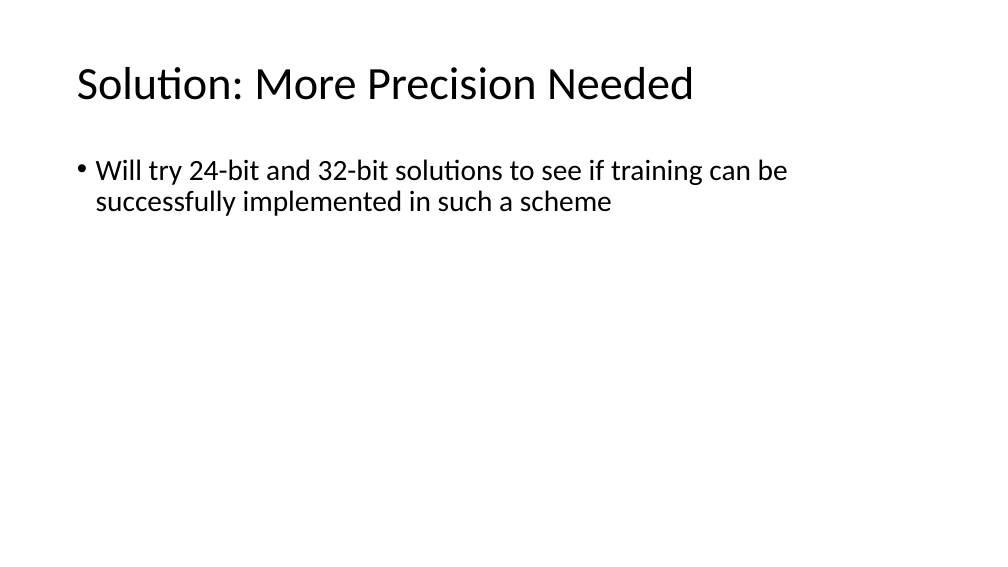
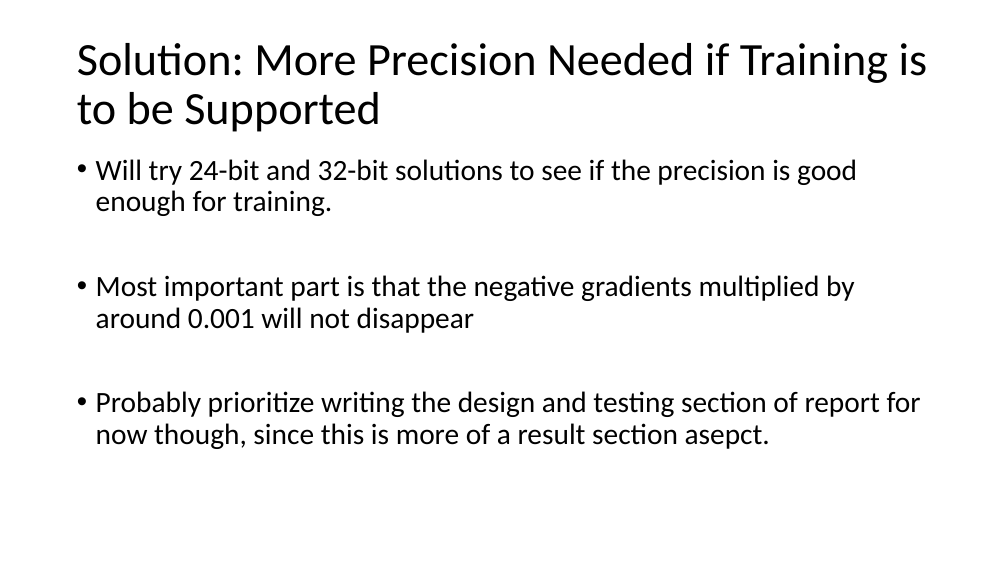
Before and after one commit to erikgroving/NeuralNetworkHardwareAccelerator, a slide deck: slide 11 of WeeklyPresentations/update12_06_13.pptx. Drawn at 1008x567 pixels with LibreOffice and Linux fonts; fonts in the diff are those of the drawing. Boxes give left, top, right and bottom in pixels: in the first picture for what was removed or moved away, otherwise in the second. Text is boxed around its words. In the diff, an @@ line names an element or a change of style, - is before the commit and + after.

```diff
--- a/WeeklyPresentations/update12_06_13.pptx
+++ b/WeeklyPresentations/update12_06_13.pptx
@@ title at (77,43,928,132): text changed @@
-Solution: More Precision Needed
+Solution: More Precision Needed if Training is to be Supported
@@ text at (96,159,921,449): text changed @@
-• Will try 24-bit and 32-bit solutions to see if training can be successfully implemented in such a scheme
+• Will try 24-bit and 32-bit solutions to see if the precision is good enough for training.
+• Most important part is that the negative gradients multiplied by around 0.001 will not disappear
+• Probably prioritize writing the design and testing section of report for now though, since this is more of a result section asepct.
```
Also in this commit, not shown: 4 other slides changed, 10 slides added, 2 other files.
